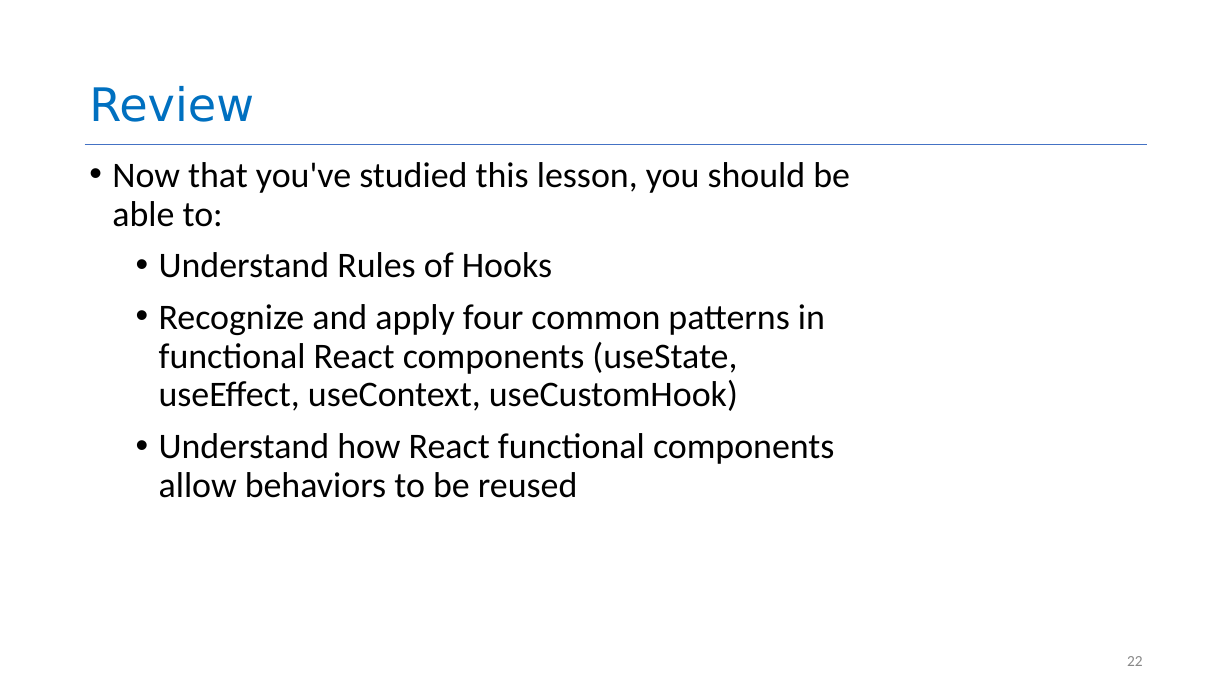
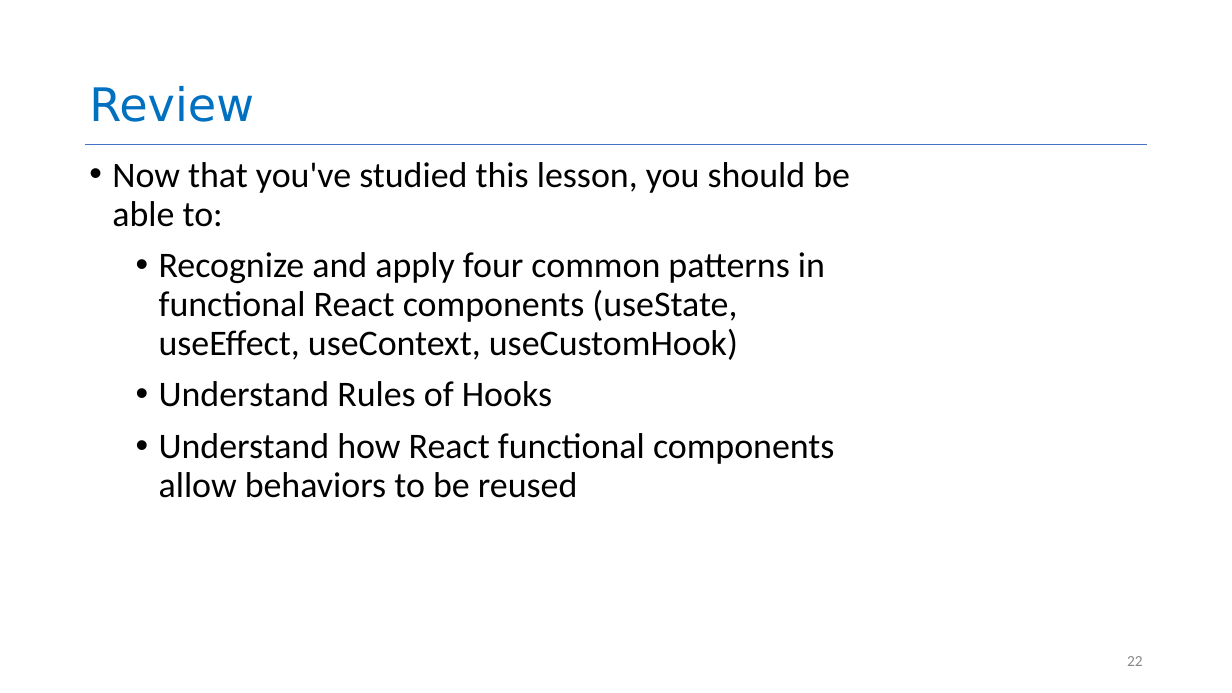
Before and after one commit to neu-se/CS4530-Spring-2023, a slide deck: slide 22 of Slides/Module 08 Patterns of React.pptx. Drawn at 1232x693 pixels with LibreOffice and Linux fonts; fonts in the diff are those of the drawing. Boxes give left, top, right and bottom in pixels: in the first picture for what was removed or moved away, otherwise in the second. Text is boxed around its words. In the diff, an @@ line names an element or a change of style, - is before the commit and + after.

```diff
--- a/Slides/Module 08 Patterns of React.pptx
+++ b/Slides/Module 08 Patterns of React.pptx
@@ text at bbox=[159, 252, 825, 360]: paragraph added @@
+  • Recognize and apply four common patterns in functional React components (useState, useEffect, useContext, useCustomHook)
@@ text at bbox=[159, 304, 825, 411]: paragraph removed @@
-  • Recognize and apply four common patterns in functional React components (useState, useEffect, useContext, useCustomHook)
```
Also in this commit, not shown: 1 other slide changed, 1 other file.
